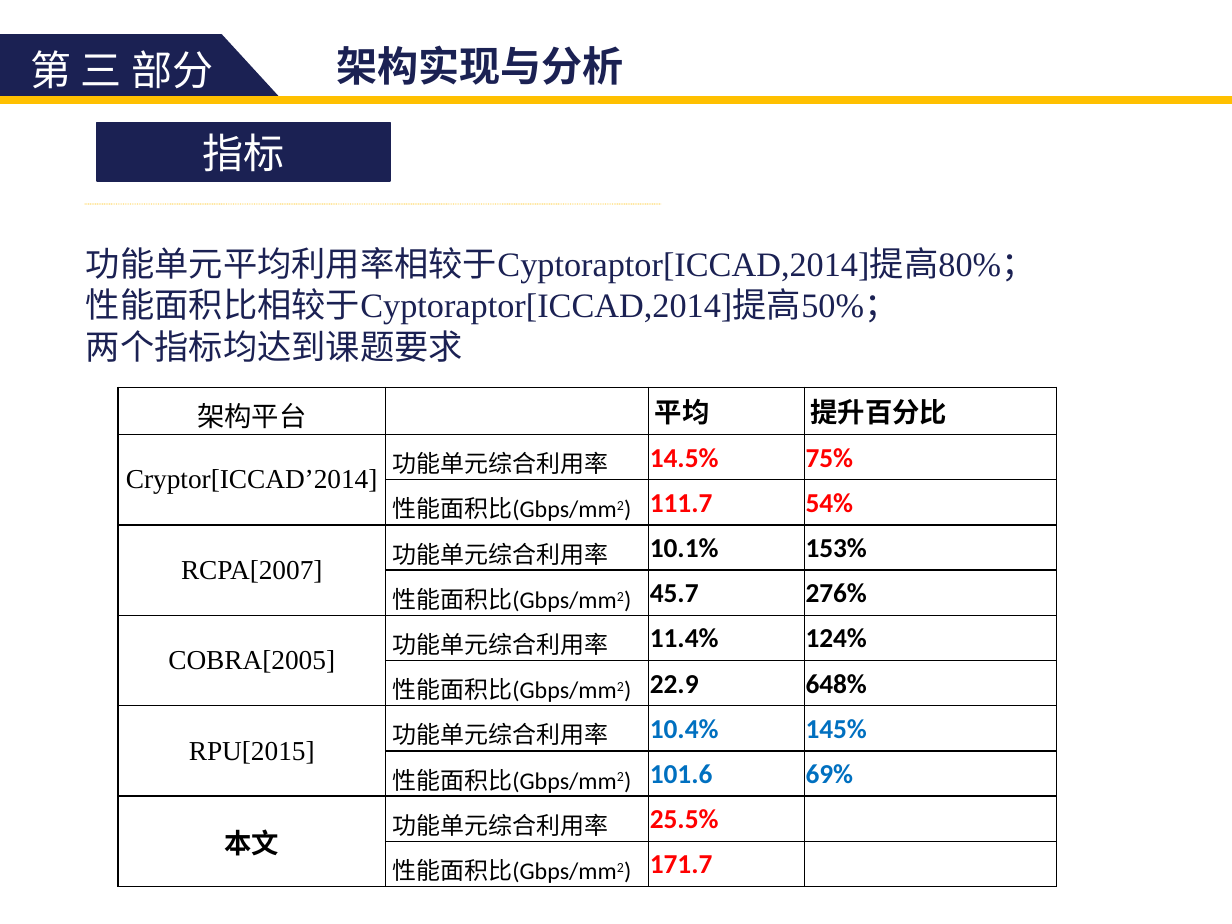
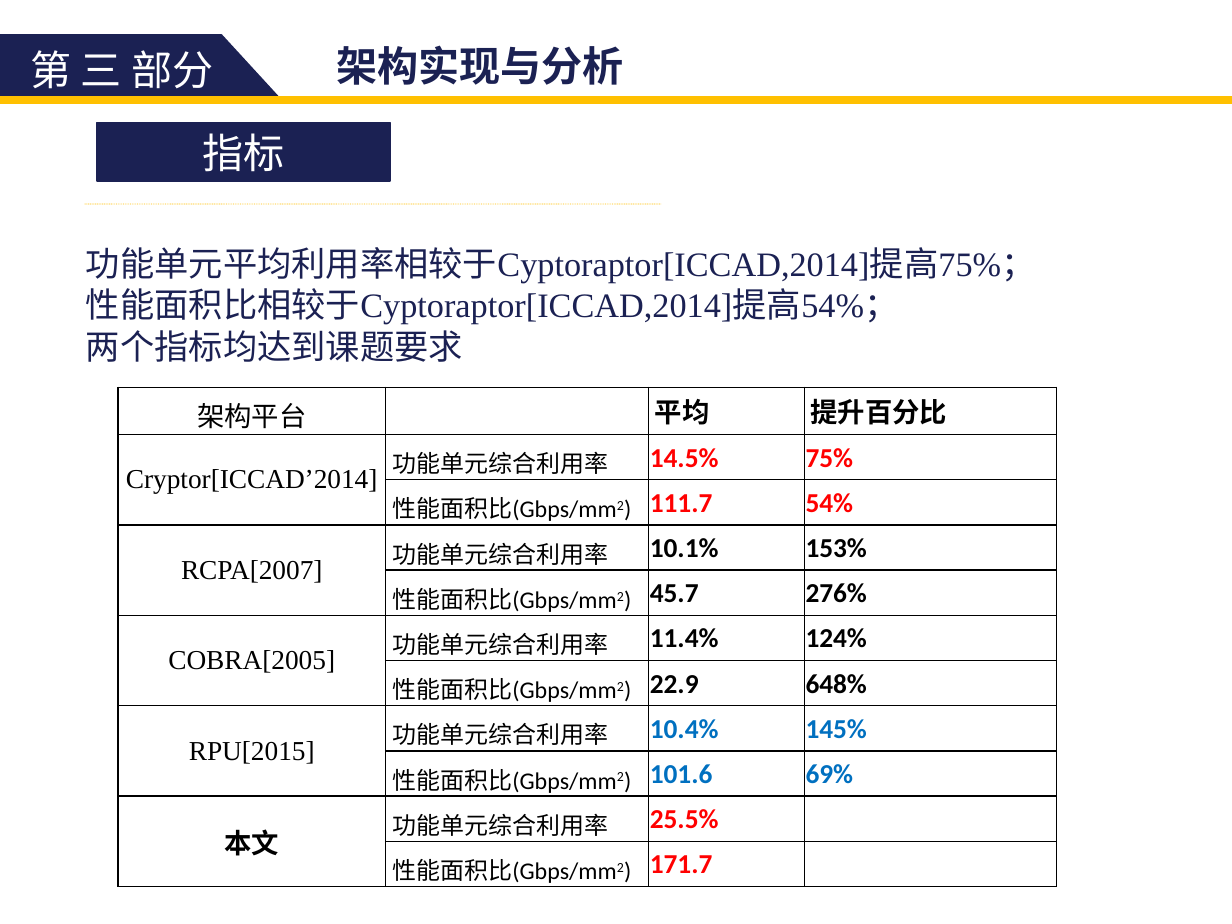
Before and after one commit to zdyzhan/bishe, a slide deck: slide 38 of 131199 李小泉.pptx. Drawn at 1232x924 pixels with LibreOffice and Linux fonts; fonts in the diff are those of the drawing. Boxes give left, top, right and bottom in pixels: in the first picture for what was removed or moved away, otherwise in the second. Text is boxed around its words. In the diff, an @@ line names an element or a change of style, - is before the commit and + after.

```diff
--- a/131199 李小泉.pptx
+++ b/131199 李小泉.pptx
@@ text at (86, 247, 1036, 325): text changed @@
-功能单元平均利用率相较于Cyptoraptor[ICCAD,2014]提高80%；
-性能面积比相较于Cyptoraptor[ICCAD,2014]提高50%；
+功能单元平均利用率相较于Cyptoraptor[ICCAD,2014]提高75%；
+性能面积比相较于Cyptoraptor[ICCAD,2014]提高54%；
```
Also in this commit, not shown: 14 other slides changed, 3 other files.
